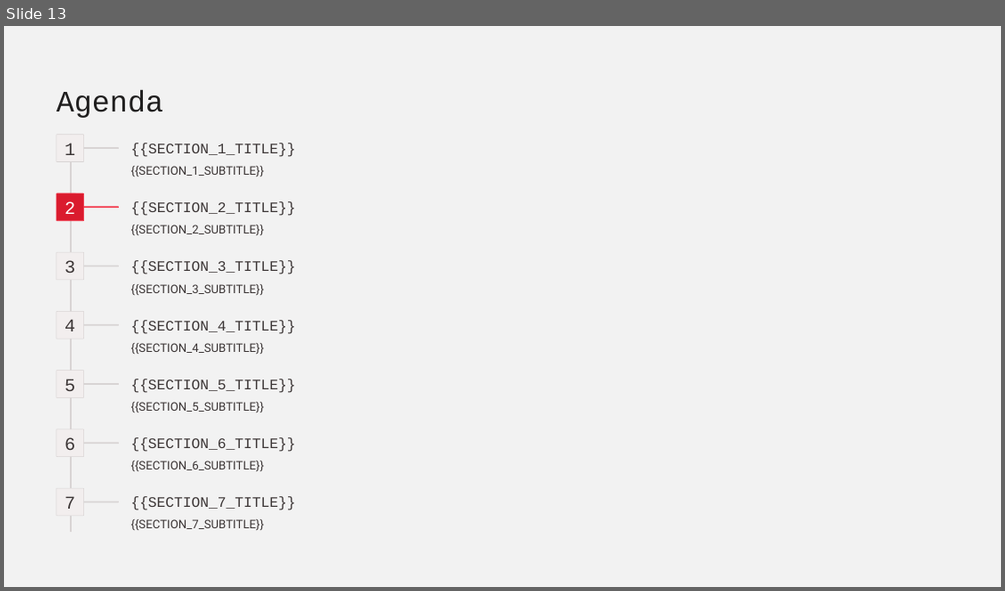
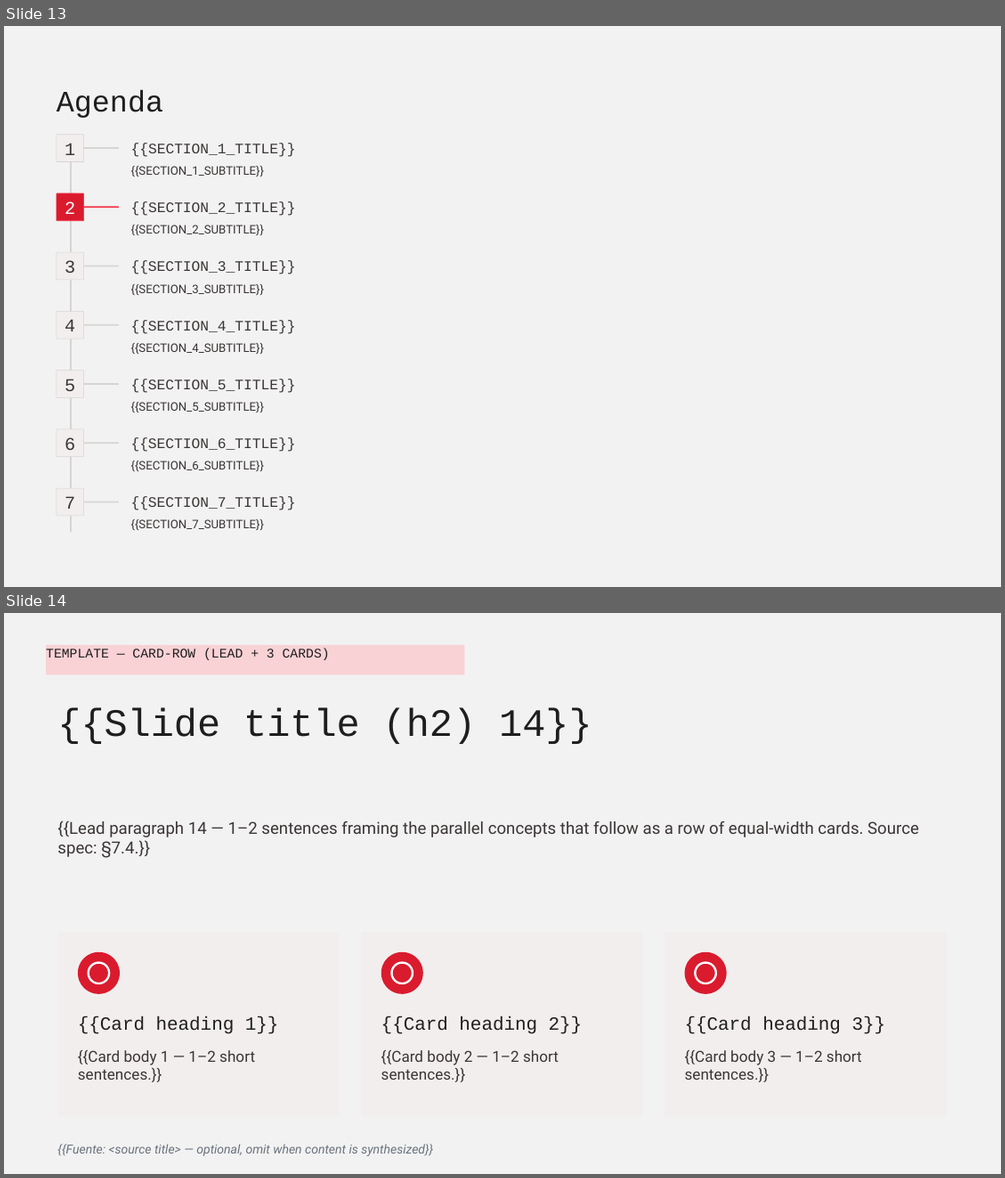
Before and after one commit to veigap/talksmith, a slide deck: config/base-template.pptx. Shown one above the other, each under a label of ours: slide 13 before the commit, slides 13 and 14 after it. The pictures are 1005x591 and 1005x1178 pixels, drawn with LibreOffice and Linux fonts; fonts in the diff are those of the drawing. Boxes give left, top, right and bottom in pixels: in the first picture for what was removed or moved away, otherwise in the second. Text is boxed around its words. In the diff, an @@ line names an element or a change of style, - is before the commit and + after.

```diff
--- a/config/base-template.pptx
+++ b/config/base-template.pptx
@@ slide 14 added at <box>4,613,1001,1174</box>, background #000000; not listed: 1 template element that a slide beside it also shows @@
@@ rounded rectangle added at <box>46,645,464,674</box>, fill #F9D2D6, 9.5 pt, text #1F1E1E @@
+TEMPLATE — CARD-ROW (LEAD + 3 CARDS)
@@ text added at <box>57,708,591,744</box>, 28 pt, text #1F1E1E @@
+{{Slide title (h2) 14}}
@@ text added at <box>57,820,919,858</box>, 12 pt, text #3B3535 @@
+{{Lead paragraph 14 — 1–2 sentences framing the parallel concepts that follow as a row of equal-width cards. Source spec: §7.4.}}
@@ rounded rectangle added at <box>57,932,339,1117</box>, fill #F2EEEE @@
@@ rounded rectangle added at <box>361,932,642,1117</box>, fill #F2EEEE @@
@@ rounded rectangle added at <box>665,932,946,1117</box>, fill #F2EEEE @@
@@ ellipse added at <box>78,952,120,994</box>, fill #DA1B2E @@
@@ ellipse added at <box>380,952,422,994</box>, fill #DA1B2E @@
@@ ellipse added at <box>685,952,727,994</box>, fill #DA1B2E @@
@@ ellipse added at <box>88,962,109,983</box>, outline #FFFFFF 1.5 pt @@
@@ ellipse added at <box>392,962,413,983</box>, outline #FFFFFF 1.5 pt @@
@@ ellipse added at <box>695,962,716,983</box>, outline #FFFFFF 1.5 pt @@
@@ text added at <box>78,1016,279,1034</box>, 13.5 pt, text #1F1E1E @@
+{{Card heading 1}}
@@ text added at <box>381,1016,582,1034</box>, 13.5 pt, text #1F1E1E @@
+{{Card heading 2}}
@@ text added at <box>685,1016,886,1034</box>, 13.5 pt, text #1F1E1E @@
+{{Card heading 3}}
@@ text added at <box>78,1050,255,1082</box>, 11 pt, text #3B3535 @@
+{{Card body 1 — 1–2 short sentences.}}
@@ text added at <box>381,1050,558,1082</box>, 11 pt, text #3B3535 @@
+{{Card body 2 — 1–2 short sentences.}}
@@ text added at <box>685,1050,862,1082</box>, 11 pt, text #3B3535 @@
+{{Card body 3 — 1–2 short sentences.}}
@@ text added at <box>57,1143,433,1156</box>, 9 pt, text #6A737D, italic @@
+{{Fuente: <source title> — optional, omit when content is synthesized}}
```
Also in this commit, not shown: 1 other slide added, 4 other files.
